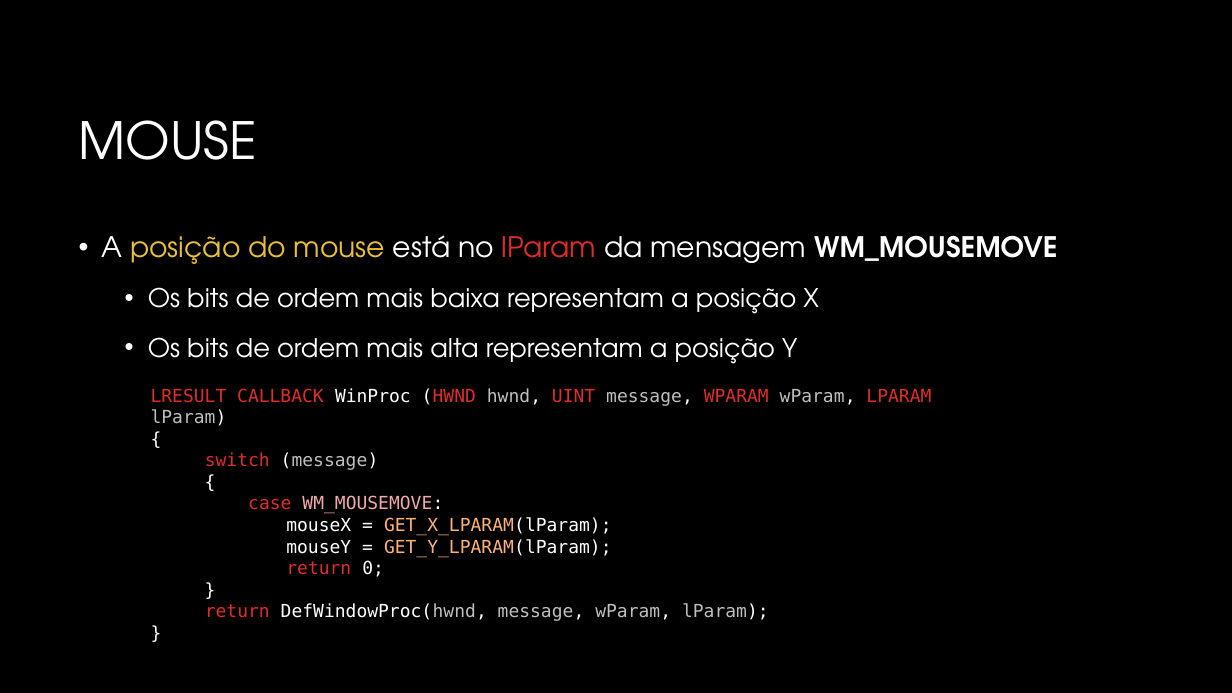
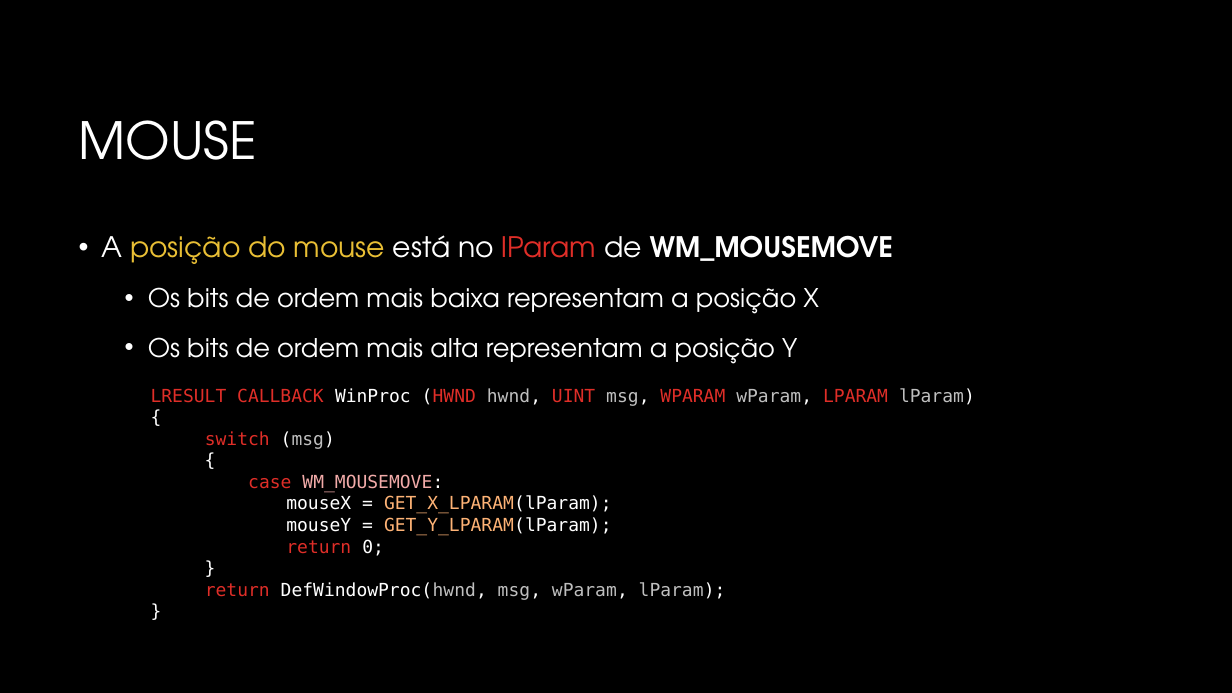
Before and after one commit to JudsonSS/CG, a slide deck: slide 13 of Slides/03. Dispositivos de Interação.pptx. Drawn at 1232x693 pixels with LibreOffice and Linux fonts; fonts in the diff are those of the drawing; background and template pictures are left out. Boxes give left, top, right and bottom in pixels: in the first picture for what was removed or moved away, otherwise in the second. Text is boxed around its words. In the diff, an @@ line names an element or a change of style, - is before the commit and + after.

```diff
--- a/Slides/03. Dispositivos de Interação.pptx
+++ b/Slides/03. Dispositivos de Interação.pptx
@@ text at box(102, 235, 893, 264): text changed @@
-• A posição do mouse está no lParam da mensagem WM_MOUSEMOVE
+• A posição do mouse está no lParam de WM_MOUSEMOVE
@@ text at box(151, 388, 975, 406): text changed @@
-LRESULT CALLBACK WinProc (HWND hwnd, UINT message, WPARAM wParam, LPARAM lParam)
+LRESULT CALLBACK WinProc (HWND hwnd, UINT msg, WPARAM wParam, LPARAM lParam)
@@ text at box(205, 431, 335, 449): text changed; text colour #BFBFBF to #DF2E28 @@
-switch (message)
-{
+switch (msg)
+{
@@ text at box(205, 582, 726, 600): text changed; text colour #BFBFBF to #FFFFFF @@
-return DefWindowProc(hwnd, message, wParam, lParam);
+return DefWindowProc(hwnd, msg, wParam, lParam);
```
Also in this commit, not shown: 6 other slides changed.
